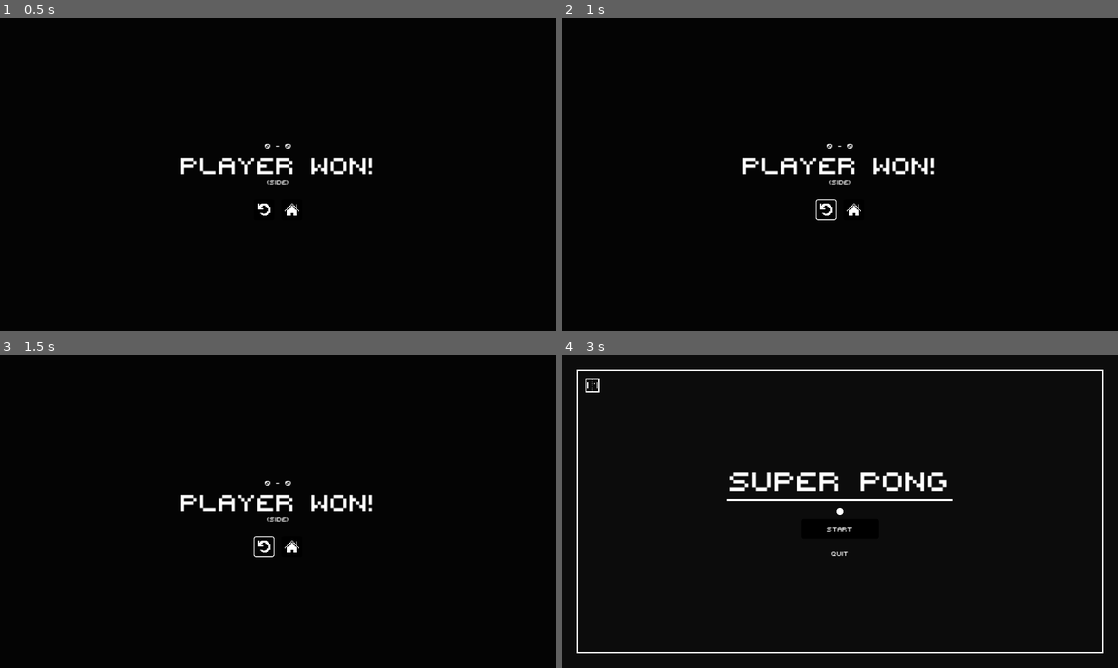
Above: before the commit, frames 1-4 (two rows, left to right).
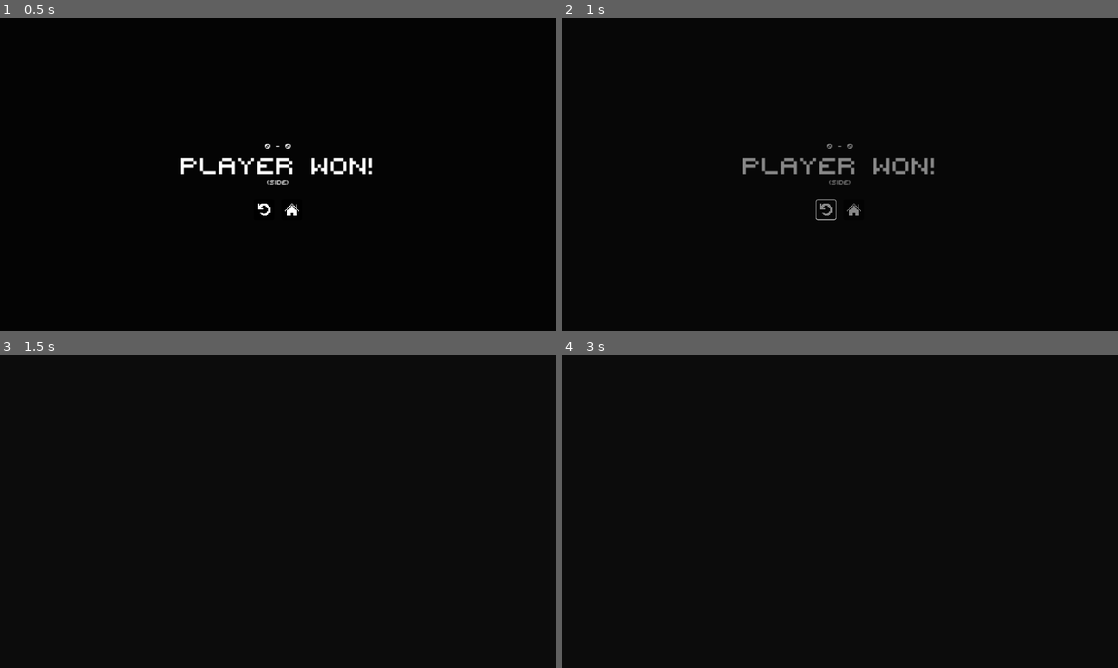
Above: after the commit, the same moments.

Repository: IamFastre/super-pong
Game: Godot game, scene res://scenes/screens/game_over.tscn
Two runs of this game, one before a commit and one after it. Both use one fixed random seed, a clock stepped at 60 frames per second and the inputs below. This scene is started directly instead of the project's main scene.
Inputs (mouse positions are in pixels of both pictures, inside the frame that each line leads up to):
- Up to frame 1 (0.5 s): no input
- Up to frame 2 (1 s): click (828, 208) at 0.5 s
- Up to frame 3 (1.5 s): click (266, 545) at 1.27 s
- Up to frame 4 (3 s): click (828, 545) at 2.02 s; click (851, 545) at 2.77 s

Frame 1 is identical in both runs. In frame 2, 1.0% of the frame differs, in the area x 32-67%, y 40-65%; in frame 3, 1.1%; in frame 4, 2.9%, in the area x 2-98%, y 4-96%.
Error before the commit: Invalid call. Nonexistent function 'restart' in base 'Nil'. (res://scenes/screens/scripts/game_over.gd:33)

Commit message:
tie screen... in case

Diff:
--- a/scenes/levels/scripts/classic_game.gd
+++ b/scenes/levels/scripts/classic_game.gd
@@ -87,6 +87,8 @@
 	elif left_score < right_score:
 		go_screen.winner_name = right_info.name
 		go_screen.winner_side = "right"
+	else:
+		go_screen.score_is_tied = true
 
 	add_child(go_screen)
 
--- a/scenes/screens/game_over.tscn
+++ b/scenes/screens/game_over.tscn
@@ -45,6 +45,7 @@
 [node name="GameOver" type="CanvasLayer" node_paths=PackedStringArray("animation", "label_title", "label_subtitle", "label_suptitle")]
 script = ExtResource("1_4jlqi")
 animation = NodePath("AnimationPlayer")
+score_is_tied = false
 label_title = NodePath("Menu/Title")
 label_subtitle = NodePath("Menu/Title/Subtitle")
 label_suptitle = NodePath("Menu/Title/Suptitle")
--- a/scenes/screens/scripts/game_over.gd
+++ b/scenes/screens/scripts/game_over.gd
@@ -7,6 +7,7 @@
 @export_group("Scores", "score_")
 @export var score_left:int = 0
 @export var score_right:int = 0
+@export var score_is_tied:bool = false
 
 @export_group("Winner", "winner_")
 @export var winner_name:String = "Player"
@@ -20,18 +21,28 @@
 #=====================================================================#
 
 func set_texts() -> void:
-	label_title.text = "%s won!" % winner_name
-	label_subtitle.text = "(%s)" % winner_side
-	label_suptitle.text = "%s - %s" % [str(score_left), str(score_right)]
+	if not score_is_tied:
+		label_title.text = "%s won!" % winner_name
+		label_subtitle.text = "(%s)" % winner_side
+		label_suptitle.text = "%s - %s" % [str(score_left), str(score_right)]
+	else:
+		label_title.text = "It's a tie!"
+		label_subtitle.text = "(no one won)"
+		label_suptitle.text = "%s - %s" % [str(score_left), str(score_right)]
 
 #=====================================================================#
+
+func _on_death_animation_finished(_s:StringName):
+	queue_free()
 
 func _on_home_pressed() -> void:
 	SceneManager.switch(SceneManager.Scene.MainMenu)
 
 func _on_retry_pressed() -> void:
-	game.restart()
-	queue_free()
+	if game and is_instance_valid(game):
+		game.restart()
+	animation.animation_finished.connect(_on_death_animation_finished)
+	animation.play_backwards("start")
 
 #=====================================================================#
 
